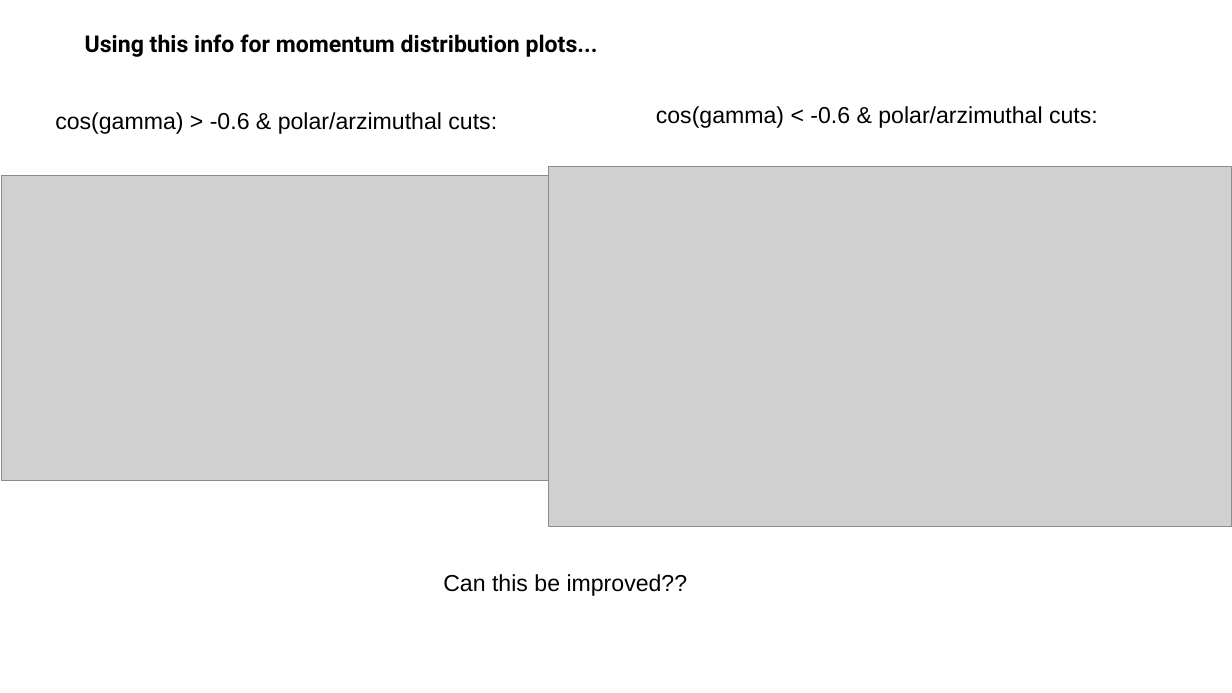
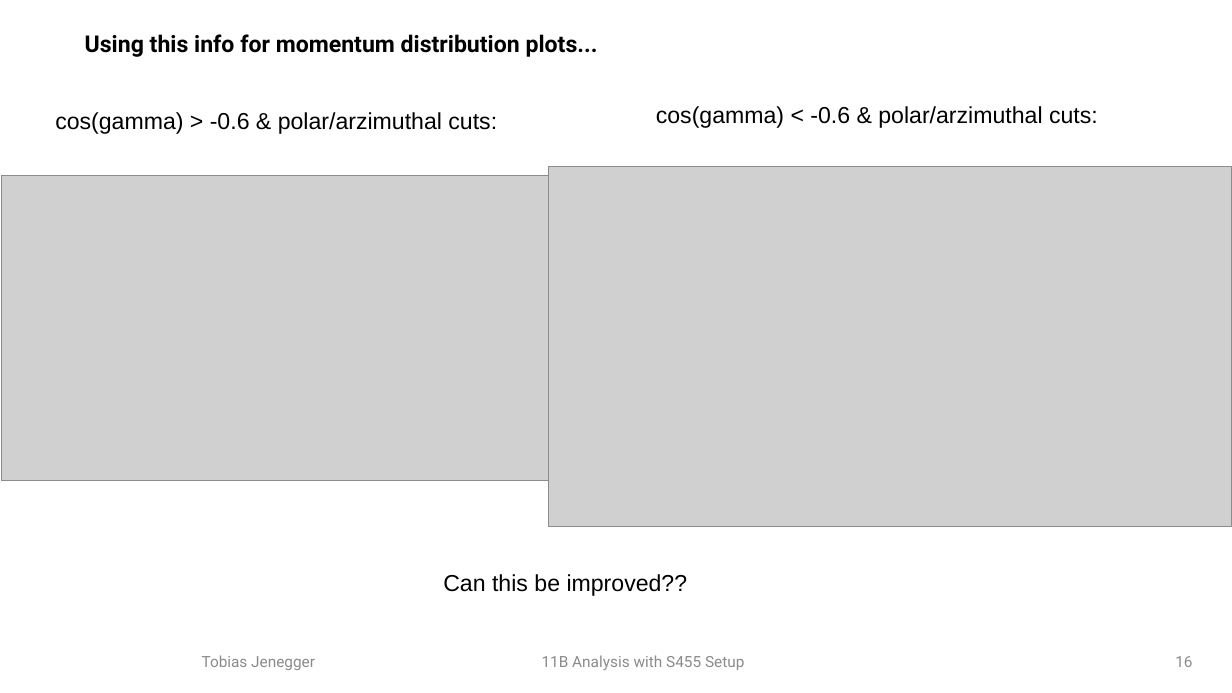
Before and after one commit to jenegger/r3b_wg, a slide deck: slide 16 of presentation_wg.odp. Drawn at 1232x693 pixels with LibreOffice and Linux fonts; fonts in the diff are those of the drawing; grey boxes stand for pictures; background and template pictures are left out. Boxes give left, top, right and bottom in pixels: in the first picture for what was removed or moved away, otherwise in the second. Text is boxed around its words. In the diff, an @@ line names an element or a change of style, - is before the commit and + after.

```diff
--- a/presentation_wg.odp
+++ b/presentation_wg.odp
@@ text added at (202,655,315,670), 12 pt, text #8B8B8B @@
+Tobias Jenegger
@@ text added at (542,655,744,670), 12 pt, text #8B8B8B @@
+11B Analysis with S455 Setup
@@ page number added at (1175,656,1192,667), 12 pt, text #8B8B8B @@
+16
```
Also in this commit, not shown: 8 other slides changed, 1 other file.
